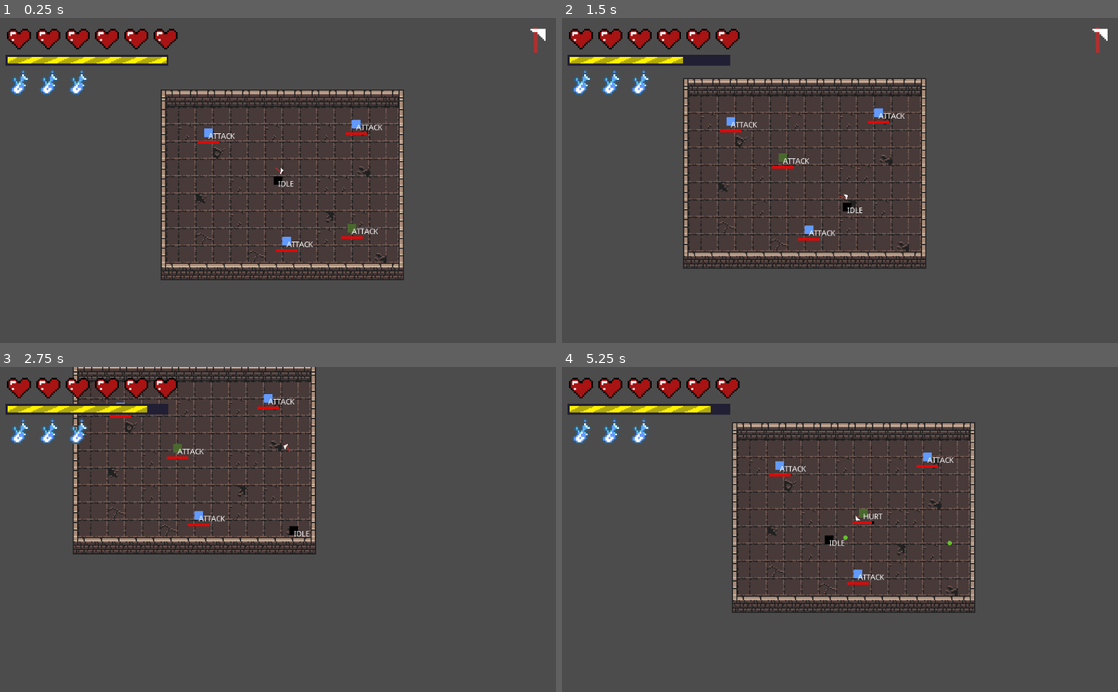
Above: before the commit, frames 1-4 (two rows, left to right).
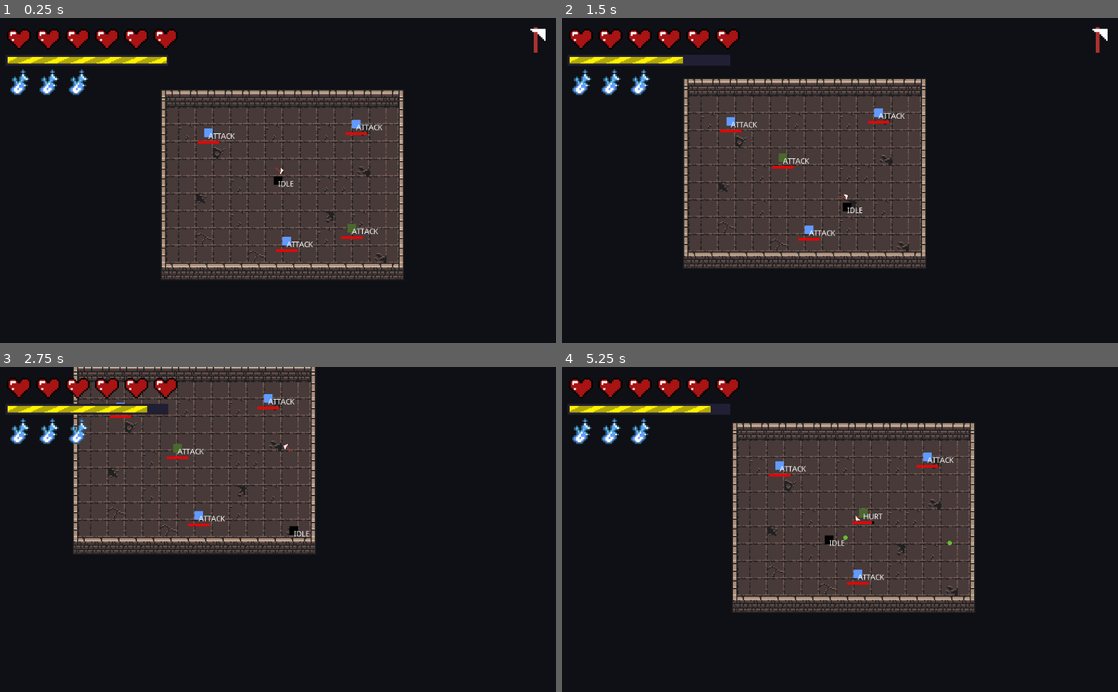
Above: after the commit, the same moments.

Repository: renzoventura/god-of-war
Game: Godot game, scene res://scenes/level/TemplateLevel.tscn
The game is run twice, just before and just after one commit, with the same random seed, the same clock (stepped at 60 frames per second) and the same inputs.
Inputs (mouse positions are in pixels of both pictures, inside the frame that each line leads up to):
- Up to frame 1 (0.25 s): no input
- Up to frame 2 (1.5 s): tap Enter at 0.5 s; move the mouse to (962, 164) at 0.52 s; hold D (right) 0.53-1.28 s; click (962, 164) at 0.6 s; move the mouse to (728, 196) at 1.27 s; hold S (down) from 1.28 s (still down); tap Space (dash) at 1.35 s
- Up to frame 3 (2.75 s): move the mouse to (333, 458) at 2.02 s; release S (down) at 2.03 s; hold D (right) from 2.03 s (still down); right-click (333, 458) at 2.1 s
- Up to frame 4 (5.25 s): move the mouse to (812, 594) at 2.77 s; release D (right) at 2.78 s; hold W (up) 2.78-3.53 s; click (812, 594) at 2.85 s; move the mouse to (1006, 578) at 3.52 s; hold A (left) 3.53-5.03 s; tap Space (dash) at 3.6 s; move the mouse to (673, 480) at 4.27 s; right-click (673, 480) at 4.35 s; move the mouse to (867, 529) at 5.02 s; hold S (down) from 5.03 s (still down); click (867, 529) at 5.1 s

The runs differ from the first frame. In frame 1, 72% of the frame differs, in the area x 0-100%, y 0-100%; in frame 2, 72%; in frame 3, 74%; in frame 4, 72%.

Commit message:
Added manual tile set from pixel art and added background image

Diff:
--- a/scenes/level/TemplateLevel.tscn
+++ b/scenes/level/TemplateLevel.tscn
@@ -9,6 +9,7 @@
 [ext_resource path="res://scenes/enemy/BasherEnemy.tscn" type="PackedScene" id=7]
 [ext_resource path="res://scenes/level/GameGUI.tscn" type="PackedScene" id=8]
 [ext_resource path="res://scenes/level/manual_tile/EnvironTileSet.tres" type="TileSet" id=9]
+[ext_resource path="res://assets/player/player_background.png" type="Texture" id=10]
 
 [node name="TemplateLevel" type="Node2D"]
 script = ExtResource( 3 )
@@ -90,3 +91,8 @@
 cell_size = Vector2( 16, 16 )
 format = 1
 tile_data = PoolIntArray( -655414, 0, 0, -655413, 0, 0, -655412, 0, 0, -655411, 0, 0, -655410, 0, 0, -655409, 0, 0, -65 …(16802 unchanged characters)…
+
+[node name="Sprite" type="Sprite" parent="."]
+scale = Vector2( 100, 100 )
+z_index = -10
+texture = ExtResource( 10 )
Binary file added: assets/player/player_background.png
Not shown, added: assets/player/player_background.png.import
Not shown: 1 places in scenes/level/TemplateLevel.tscn that only renumber resources
